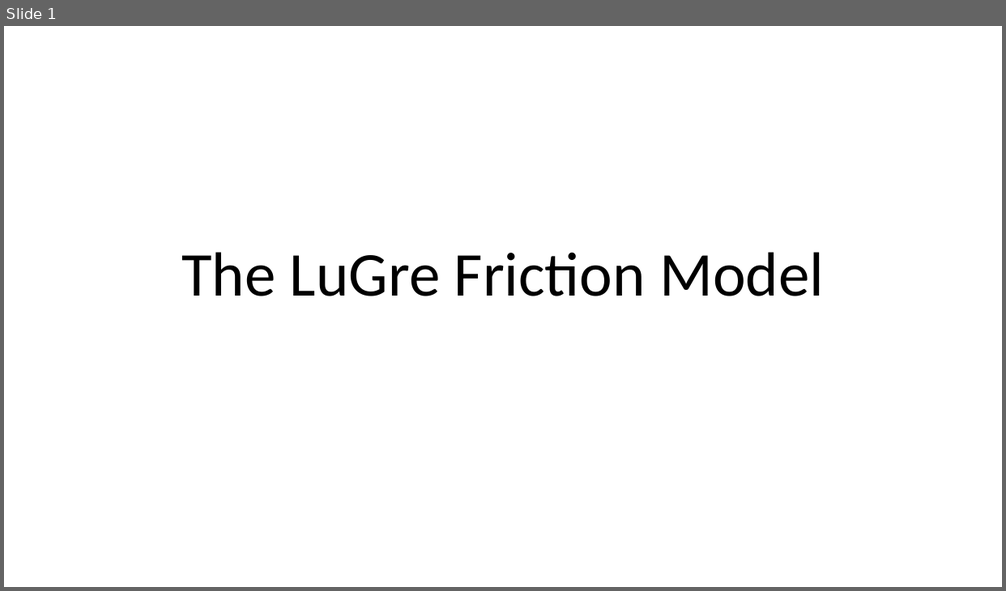
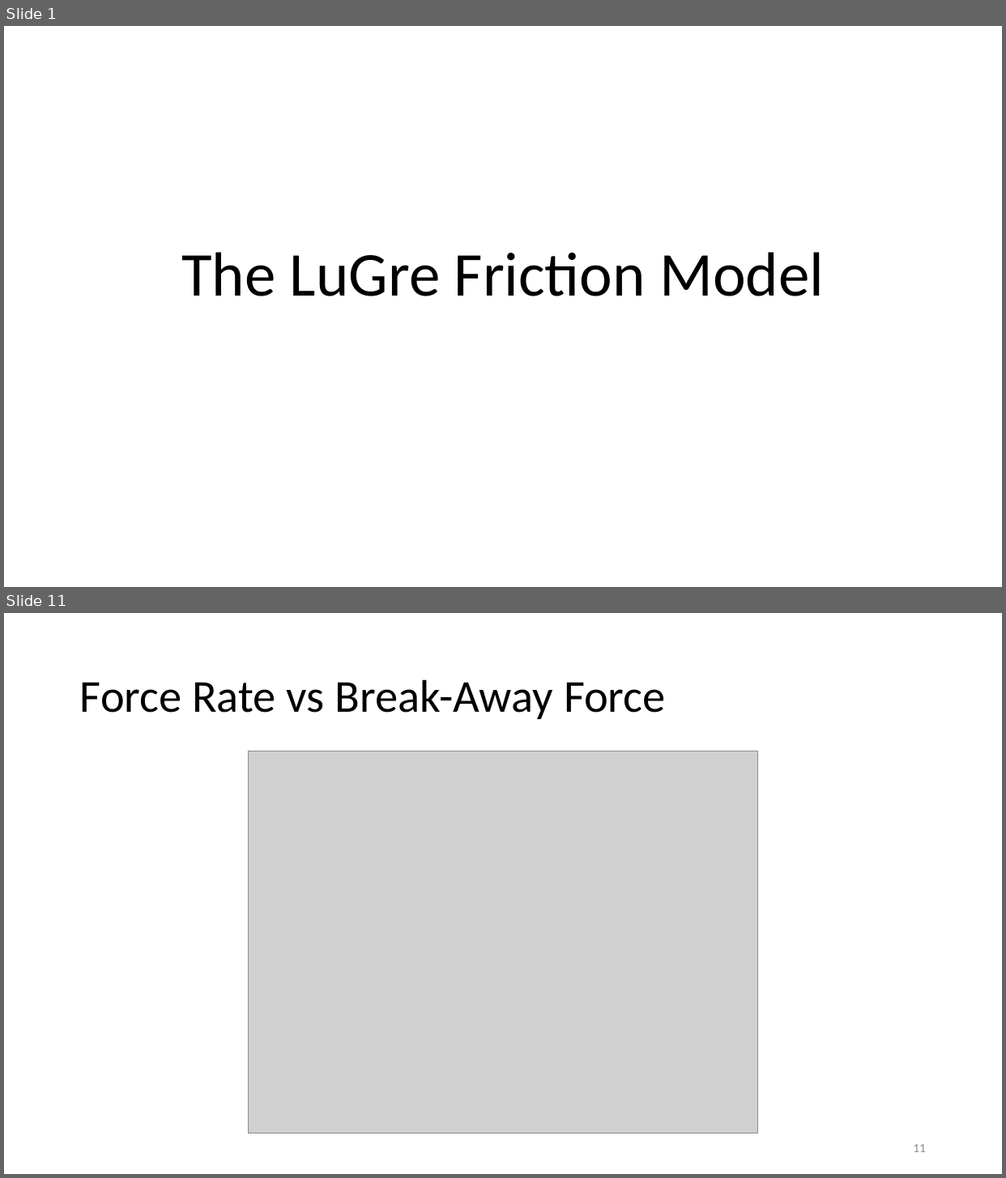
Before and after one commit to auralius/LuGre, a slide deck: The LuGre Friction Model.pptx. Shown one above the other, each under a label of ours: slide 1 before the commit, slides 1 and 11 after it; the slides between them are not shown. The pictures are 1006x591 and 1006x1178 pixels, drawn with LibreOffice and Linux fonts; fonts in the diff are those of the drawing; grey boxes stand for pictures. Boxes give left, top, right and bottom in pixels: in the first picture for what was removed or moved away, otherwise in the second. Text is boxed around its words. In the diff, an @@ line names an element or a change of style, - is before the commit and + after.

```diff
--- a/The LuGre Friction Model.pptx
+++ b/The LuGre Friction Model.pptx
@@ slide 11 added at [4, 613, 1002, 1174], background #FFFFFF @@
@@ title added at [80, 679, 666, 719], 44 pt, text #000000 @@
+Force Rate vs Break-Away Force
@@ picture added at [249, 752, 758, 1133] @@
@@ page number added at [913, 1144, 926, 1152], 12 pt, text #8C8C8C @@
+11
```
Also in this commit, not shown: 4 slides changed, 6 other slides added, 2 slides removed.
